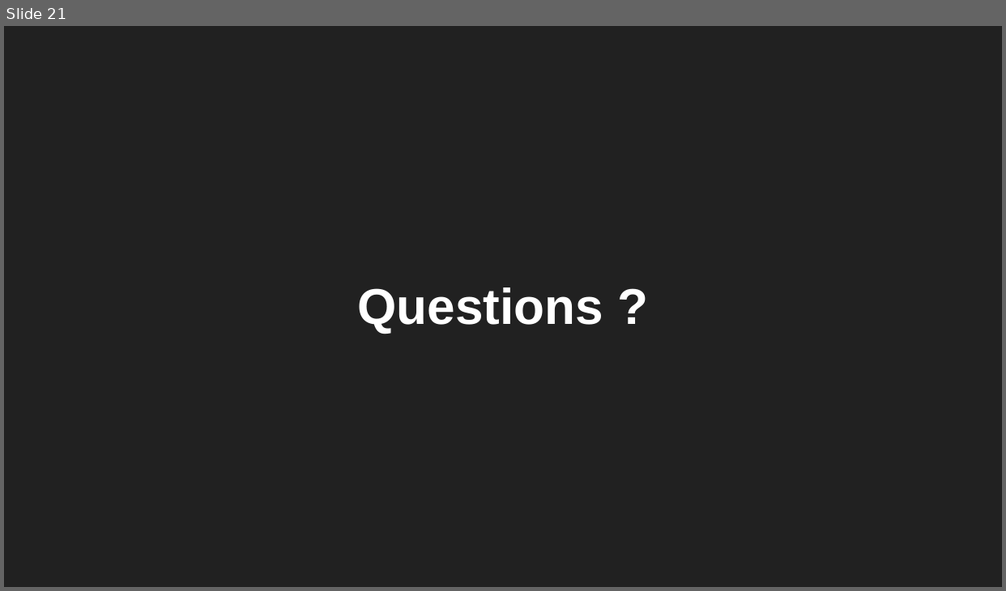
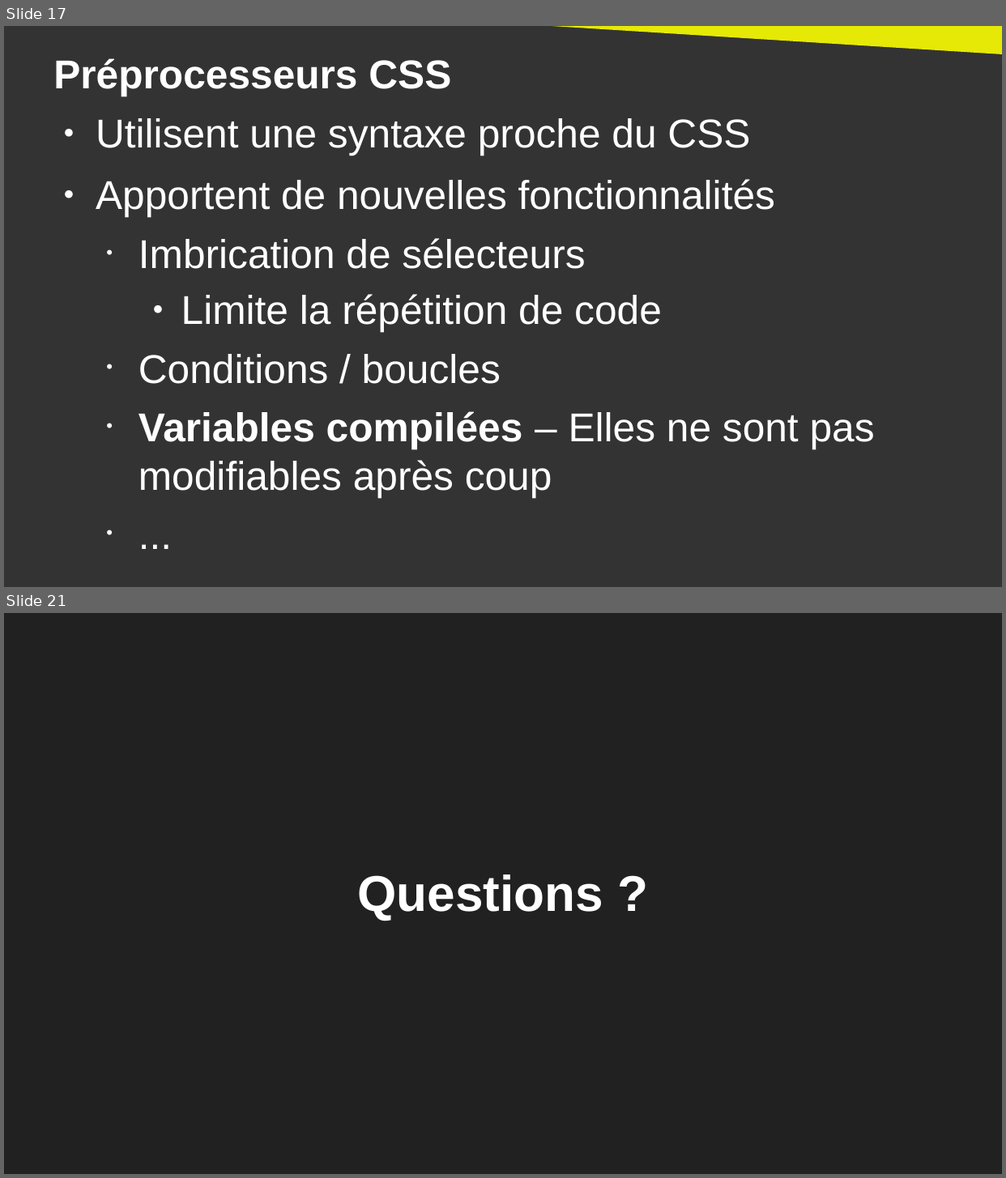
Before and after one commit to DanYellow/cours, a slide deck: developpement-front-s5/travaux-pratiques/numero-4/presentation.odp. Shown one above the other, each under a label of ours: slide 21 before the commit, slides 17 and 21 after it; the slides between them are not shown. The pictures are 1006x591 and 1006x1178 pixels, drawn with LibreOffice and Linux fonts; fonts in the diff are those of the drawing. Boxes give left, top, right and bottom in pixels: in the first picture for what was removed or moved away, otherwise in the second. Text is boxed around its words. In the diff, an @@ line names an element or a change of style, - is before the commit and + after.

```diff
--- a/developpement-front-s5/travaux-pratiques/numero-4/presentation.odp
+++ b/developpement-front-s5/travaux-pratiques/numero-4/presentation.odp
@@ slide 17 added at (4, 26, 1002, 587), background #333333 @@
@@ right triangle added at (488, 26, 1002, 55), fill #E6E905 @@
@@ title added at (53, 58, 451, 96), 32 pt, text #FFFFFF, bold @@
+Préprocesseurs CSS
@@ text added at (96, 118, 875, 497), 32 pt, text #FFFFFF @@
+● Utilisent une syntaxe proche du CSS
+● Apportent de nouvelles fonctionnalités
+  • Imbrication de sélecteurs
+    ● Limite la répétition de code
+  • Conditions / boucles
+  • Variables compilées – Elles ne sont pas modifiables après coup
+  • ...
```
Also in this commit, not shown: 3 slides changed, 15 other slides added, 16 slides removed, 4 other files.
